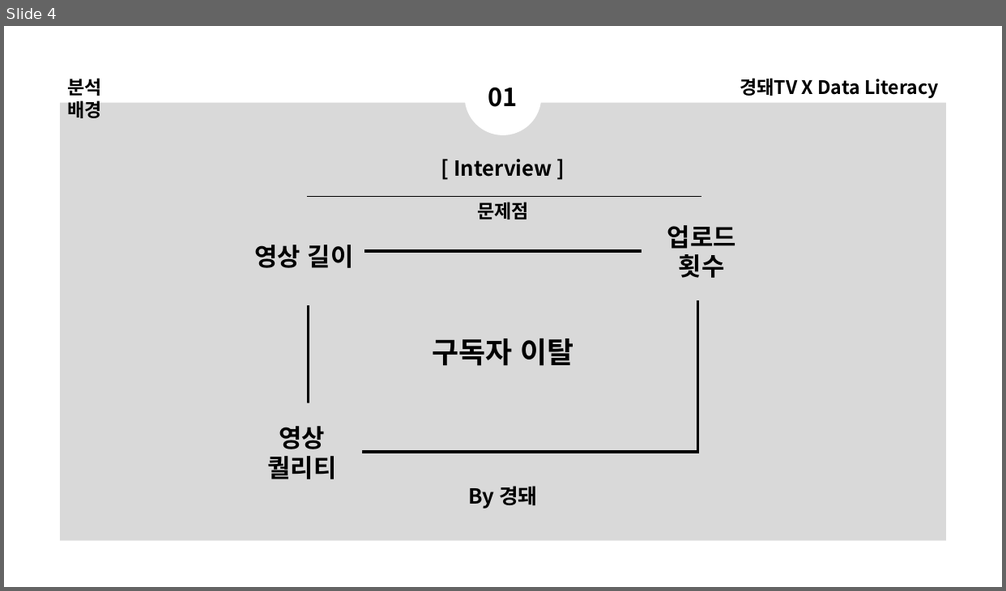
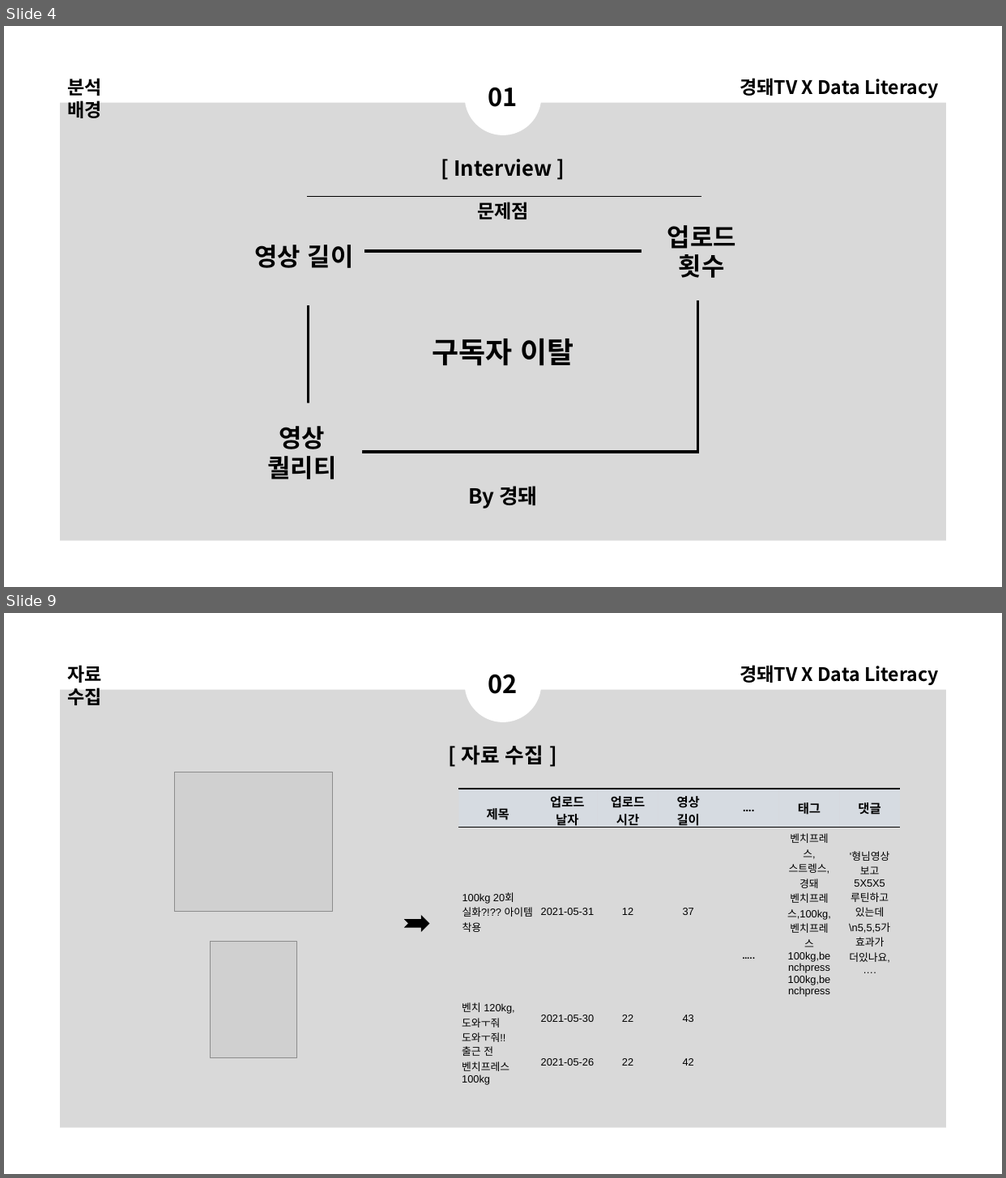
Before and after one commit to DominKim/Data_literacy, a slide deck: 2.프로젝트/1.경돼/5.분석결과/경돼x데이터리터러시.pptx. Shown one above the other, each under a label of ours: slide 4 before the commit, slides 4 and 9 after it; the slides between them are not shown. The pictures are 1006x591 and 1006x1178 pixels, drawn with LibreOffice and Linux fonts; fonts in the diff are those of the drawing; grey boxes stand for pictures. Boxes give left, top, right and bottom in pixels: in the first picture for what was removed or moved away, otherwise in the second. Text is boxed around its words. In the diff, an @@ line names an element or a change of style, - is before the commit and + after.

```diff
--- a/2.프로젝트/1.경돼/5.분석결과/경돼x데이터리터러시.pptx
+++ b/2.프로젝트/1.경돼/5.분석결과/경돼x데이터리터러시.pptx
@@ slide 9 added at <box>4,613,1002,1174</box>, background #FFFFFF; not listed: 1 template element that a slide beside it also shows @@
@@ ellipse added at <box>464,646,541,722</box>, fill #FFFFFF @@
@@ text added at <box>67,665,102,705</box>, 18 pt, text #000000, bold @@
+자료 수집
@@ text added at <box>488,674,518,694</box>, 24 pt, text #000000, bold @@
+02
@@ text added at <box>739,665,939,685</box>, 18 pt, text #000000, bold @@
+경돼TV X Data Literacy
@@ text added at <box>461,745,543,765</box>, 20 pt, text #000000, bold @@
+[ 자료 수집 ]
@@ picture added at <box>175,772,333,911</box> @@
@@ table added at <box>459,789,901,1088</box>, 4 rows, 7 columns @@
+제목 | 업로드 날자 | 업로드 시간 | 영상 / 길이 | …. | 태그 | 댓글
+100kg 20회 실화?!?? 아이템 착용 | 2021-05-31 | 12 | 37 | ….. | 벤치프레스,스트렝스,경돼 벤치프레스,100kg,벤치프레스100kg,benchpress 100kg,benchpress | '형님영상보고 5X5X5 루틴하고있는데\n5,5,5가 효과가 더있나요, / ….
+벤치 120kg, 도와ㅜ줘 도와ㅜ줘!! | 2021-05-30 | 22 | 43 |  |  | 
+출근 전 벤치프레스 100kg | 2021-05-26 | 22 | 42 |  |  | 
@@ notched right arrow added at <box>405,916,428,931</box>, fill #000000, outline #000000 1 pt @@
@@ picture added at <box>211,942,296,1059</box> @@
```
Also in this commit, not shown: 2 slides changed, 13 other slides added, 2 slides removed, 9 other files.
